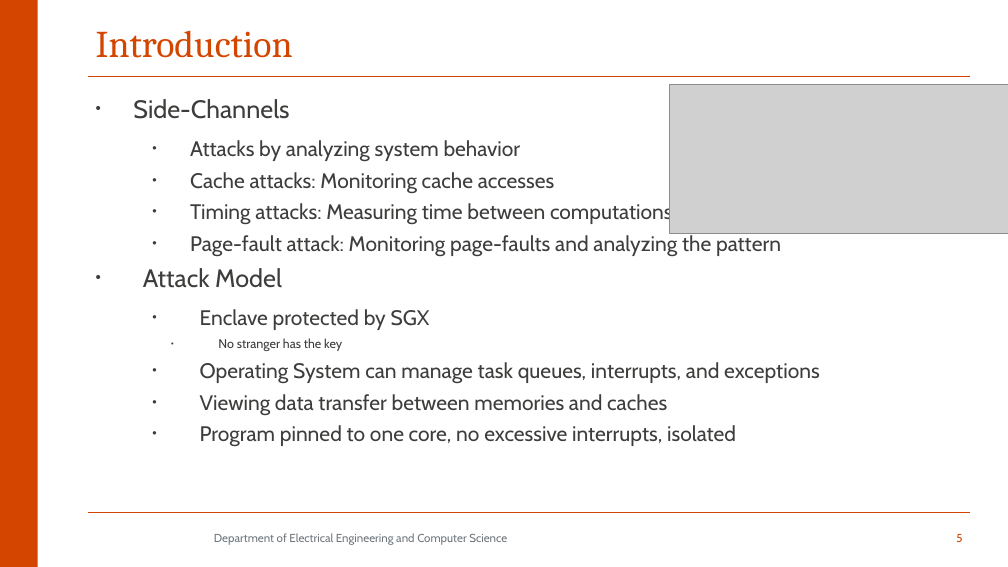
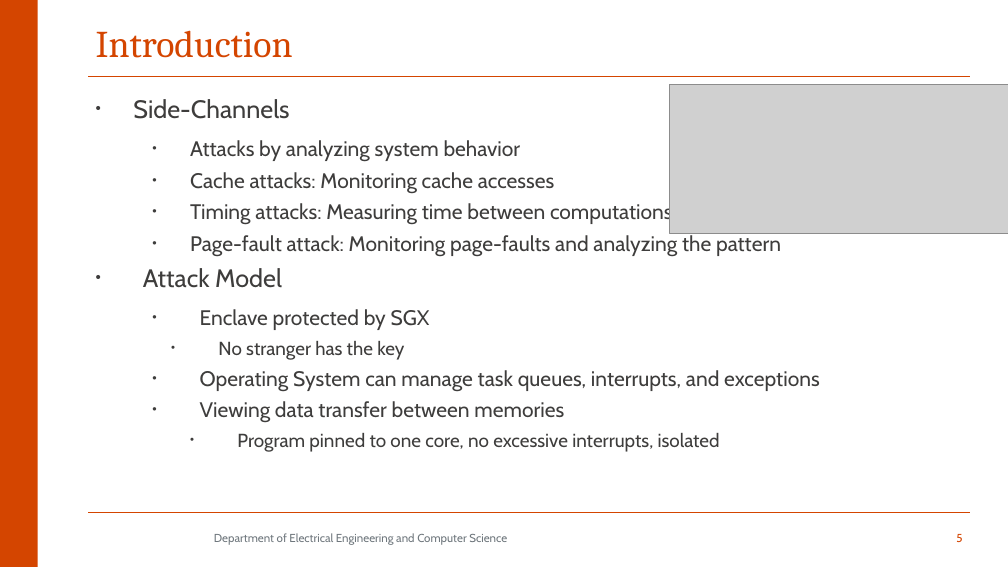
Before and after one commit to aminfallahi/A-Survey-on-SGX-Enclave-Privileged-Side-Channel-Attacks, a slide deck: slide 5 of Presentation/qe2.pptx. Drawn at 1008x567 pixels with LibreOffice and Linux fonts; fonts in the diff are those of the drawing; grey boxes stand for pictures; background and template pictures are left out. Boxes give left, top, right and bottom in pixels: in the first picture for what was removed or moved away, otherwise in the second. Text is boxed around its words. In the diff, an @@ line names an element or a change of style, - is before the commit and + after.

```diff
--- a/Presentation/qe2.pptx
+++ b/Presentation/qe2.pptx
@@ text at (218,341,720,452): size 12 to 18 pt in "No stranger has the key"; size 20 to 18 pt in "Program pinned to one core, no excessive ..."; list level 2 to 3 in "Program pinned to one core, ..." @@
@@ text at (200,401,564,422): text changed @@
-  • Viewing data transfer between memories and caches
+  • Viewing data transfer between memories
```
Also in this commit, not shown: 2 other slides changed.
